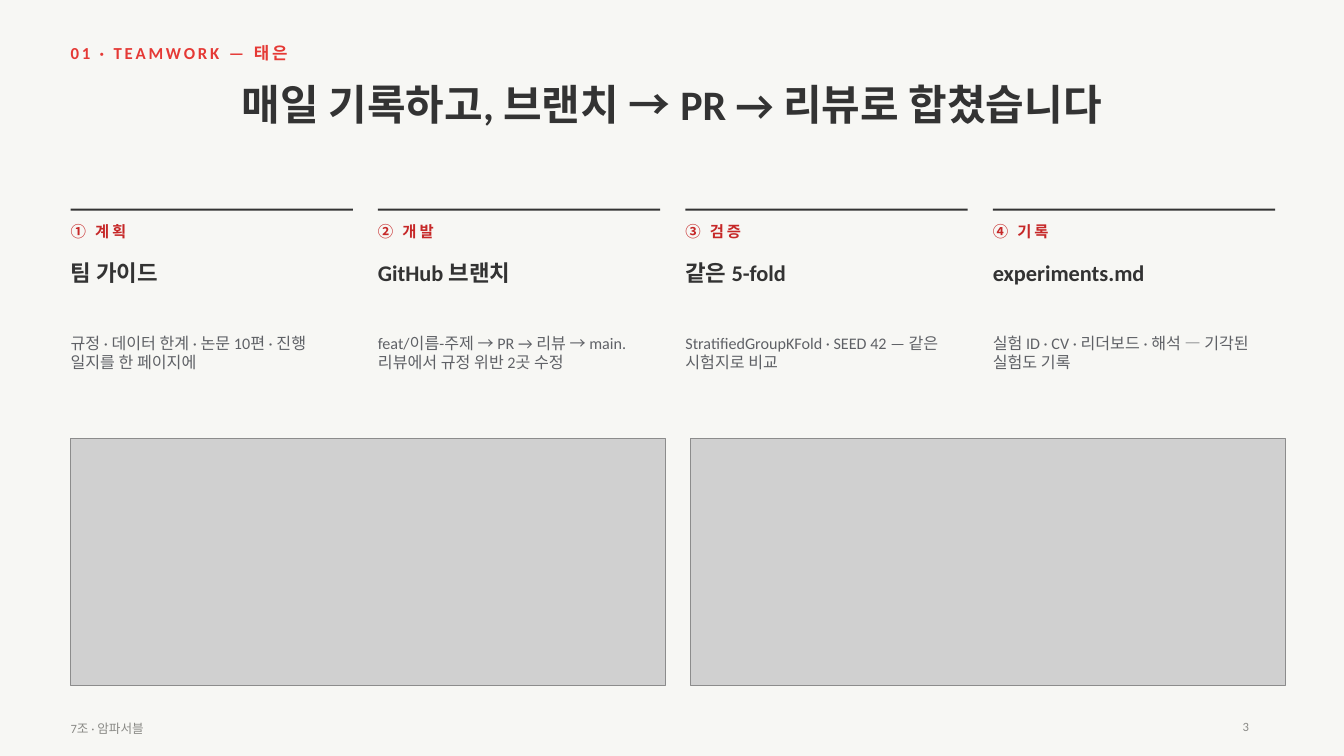
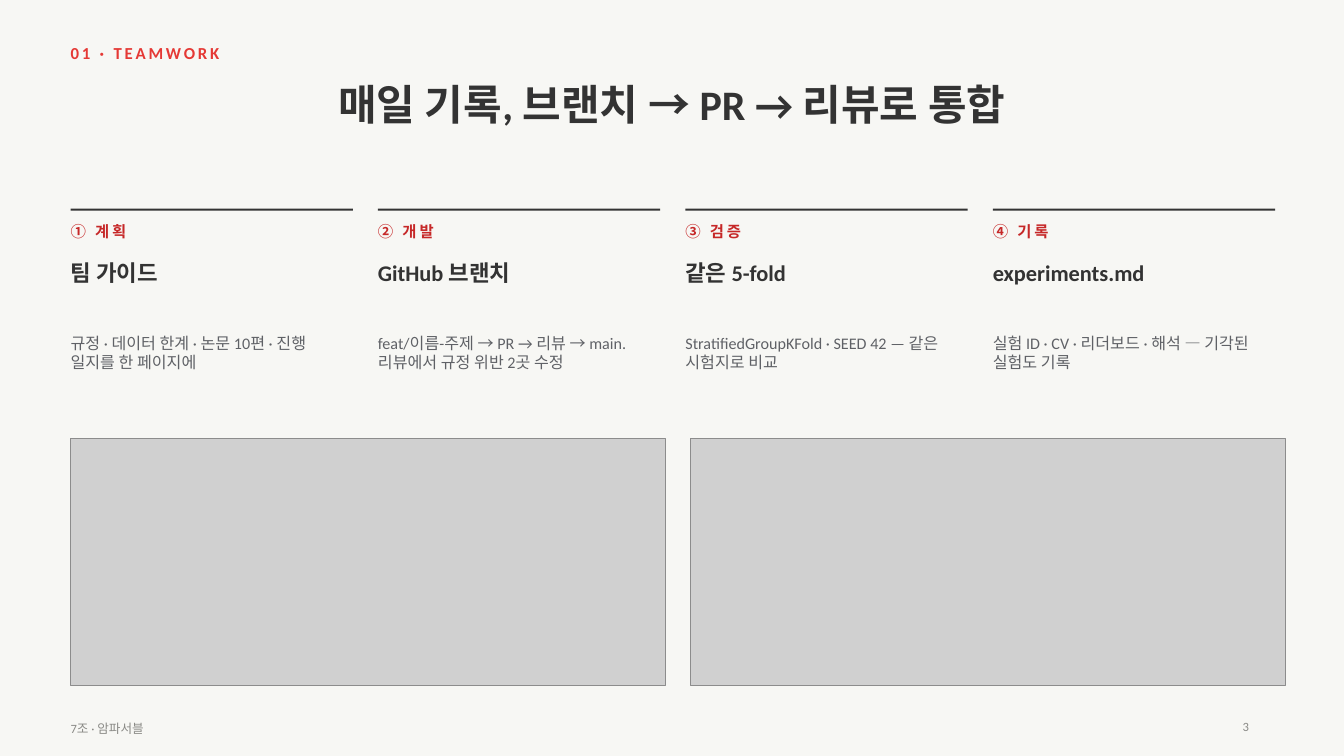
Before and after one commit to ten-infosec/dacon-cancer-subtype-oz-team7, a slide deck: slide 3 of docs/slides/team7_ampossible_slides.pptx. Drawn at 1344x756 pixels with LibreOffice and Linux fonts; fonts in the diff are those of the drawing; grey boxes stand for pictures. Boxes give left, top, right and bottom in pixels: in the first picture for what was removed or moved away, otherwise in the second. Text is boxed around its words. In the diff, an @@ line names an element or a change of style, - is before the commit and + after.

```diff
--- a/docs/slides/team7_ampossible_slides.pptx
+++ b/docs/slides/team7_ampossible_slides.pptx
@@ text at box(71, 48, 220, 59): text changed @@
-01 · TEAMWORK — 태은
+01 · TEAMWORK
@@ title at box(338, 84, 1005, 126): text changed @@
-매일 기록하고, 브랜치 → PR → 리뷰로 합쳤습니다
+매일 기록, 브랜치 → PR → 리뷰로 통합
```
Also in this commit, not shown: 17 other slides changed, 4 other files.
